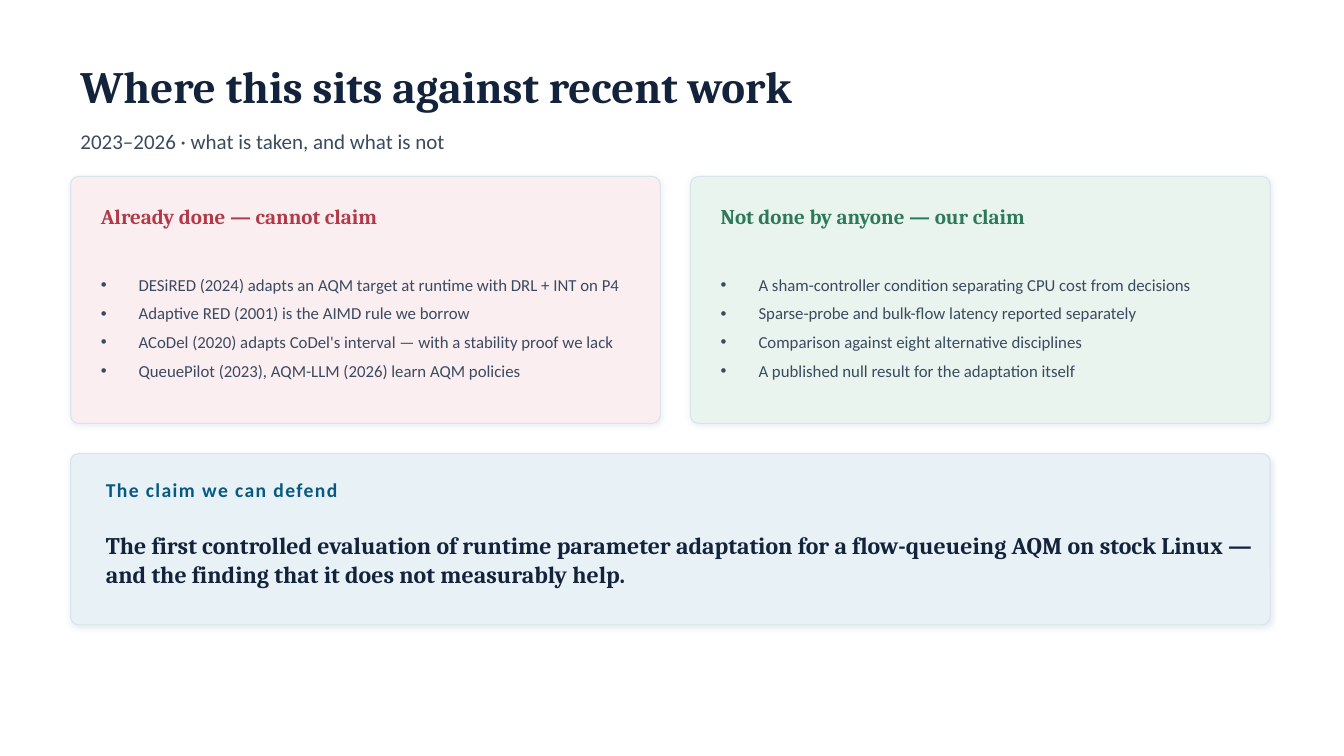
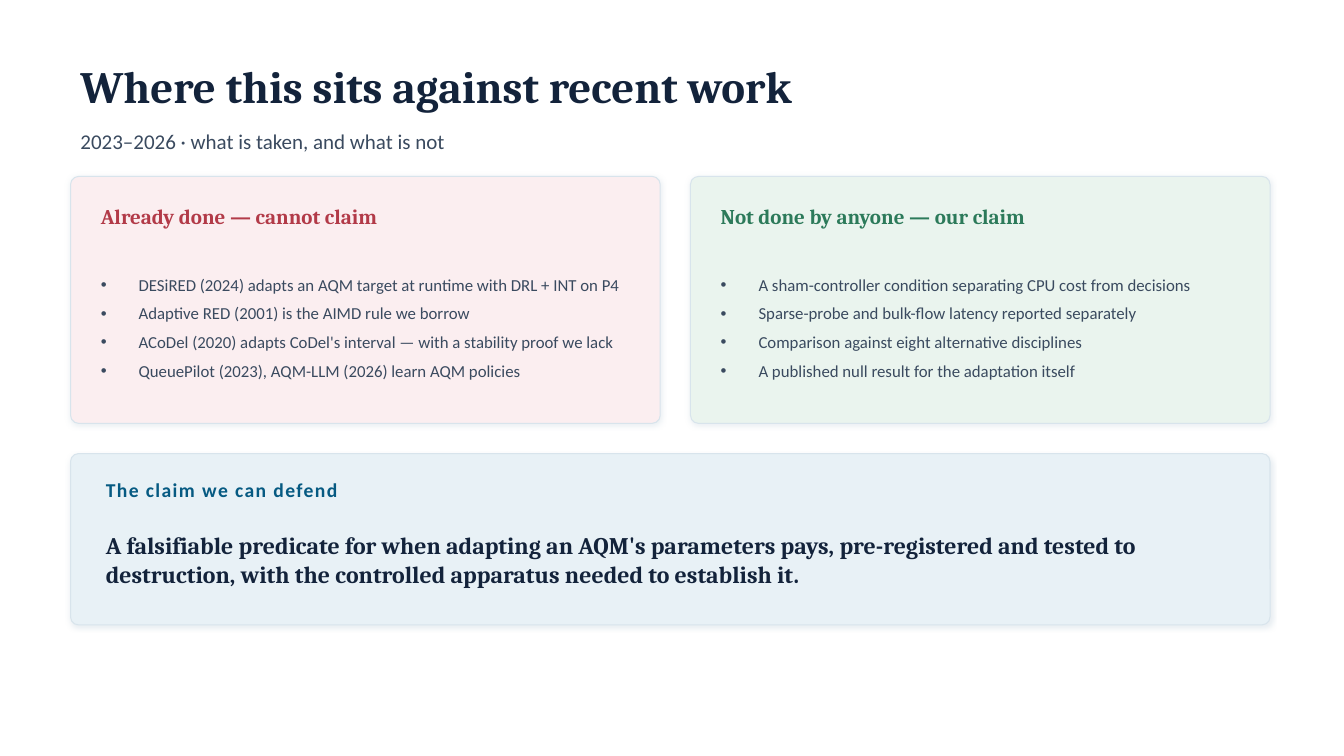
Before and after one commit to Amritha902/ccn-linux-qdisc-study, a slide deck: slide 21 of deck/ACAPE_2026.pptx (slide 17 before the commit). Drawn at 1344x756 pixels with LibreOffice and Linux fonts; fonts in the diff are those of the drawing. Boxes give left, top, right and bottom in pixels: in the first picture for what was removed or moved away, otherwise in the second. Text is boxed around its words. In the diff, an @@ line names an element or a change of style, - is before the commit and + after.

```diff
--- a/deck/ACAPE_2026.pptx
+++ b/deck/ACAPE_2026.pptx
@@ text at (106,537,1135,588): text changed @@
-The first controlled evaluation of runtime parameter adaptation for a flow-queueing AQM on stock Linux — and the finding that it does not measurably help.
+A falsifiable predicate for when adapting an AQM's parameters pays, pre-registered and tested to destruction, with the controlled apparatus needed to establish it.
```
Also in this commit, not shown: 1 other slide changed, 5 slides added, 1 slide removed, 3 other files.
